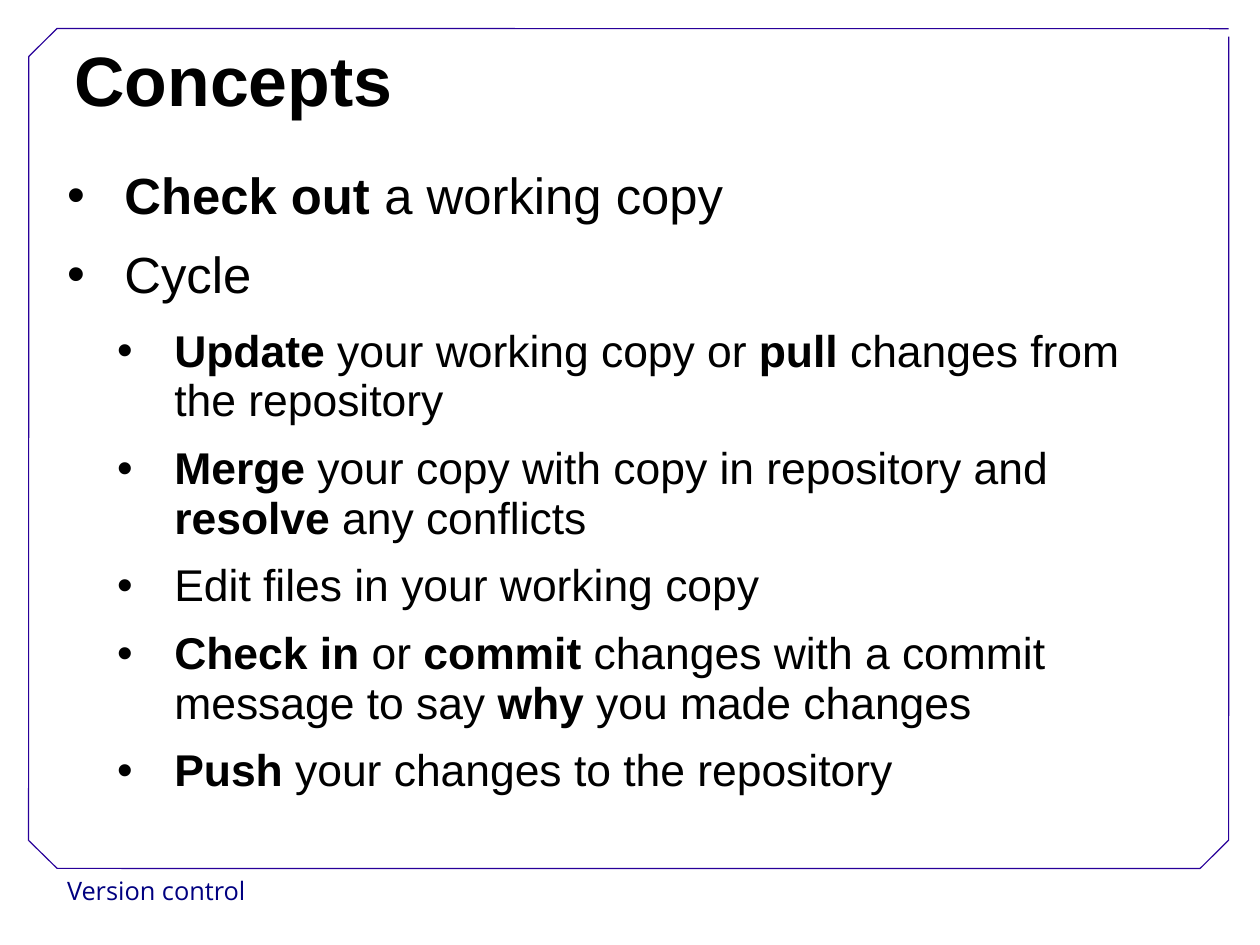
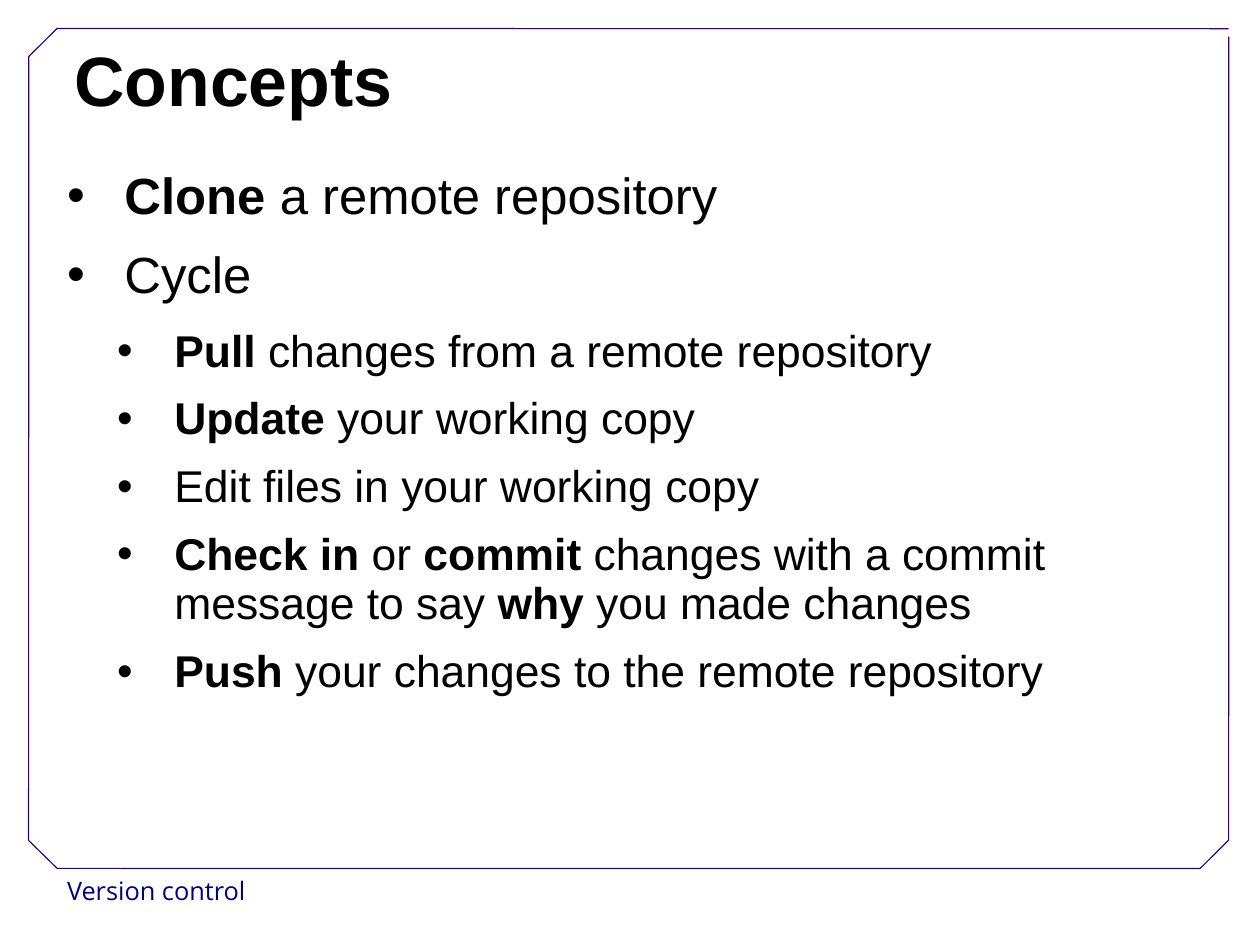
Before and after one commit to swcarpentry/DEPRECATED-boot-camps, a slide deck: slide 10 of VersionControl.ppt. Drawn at 1260x945 pixels with LibreOffice and Linux fonts; fonts in the diff are those of the drawing; background and template pictures are left out. Boxes give left, top, right and bottom in pixels: in the first picture for what was removed or moved away, otherwise in the second. Text is boxed around its words. In the diff, an @@ line names an element or a change of style, - is before the commit and + after.

```diff
--- a/VersionControl.ppt
+++ b/VersionControl.ppt
@@ text at bbox=[124, 177, 717, 224]: text changed @@
-• Check out a working copy
+• Clone a remote repository
@@ text at bbox=[174, 334, 932, 444]: text changed @@
-  • Update your working copy or pull changes from the repository
-  • Merge your copy with copy in repository and resolve any conflicts
+  • Pull changes from a remote repository
+  • Update your working copy
@@ text at bbox=[174, 654, 1043, 696]: text changed @@
-  • Push your changes to the repository
+  • Push your changes to the remote repository
```
Also in this commit, not shown: 1 other slide changed, 2 slides added, 5 other files.
